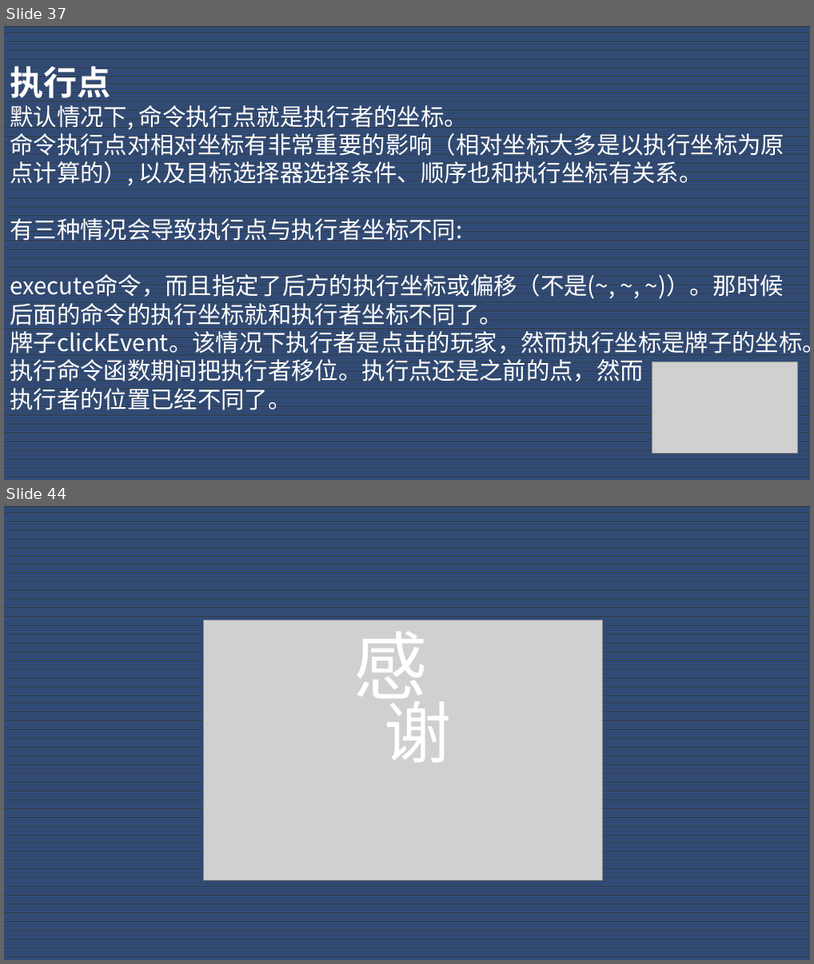
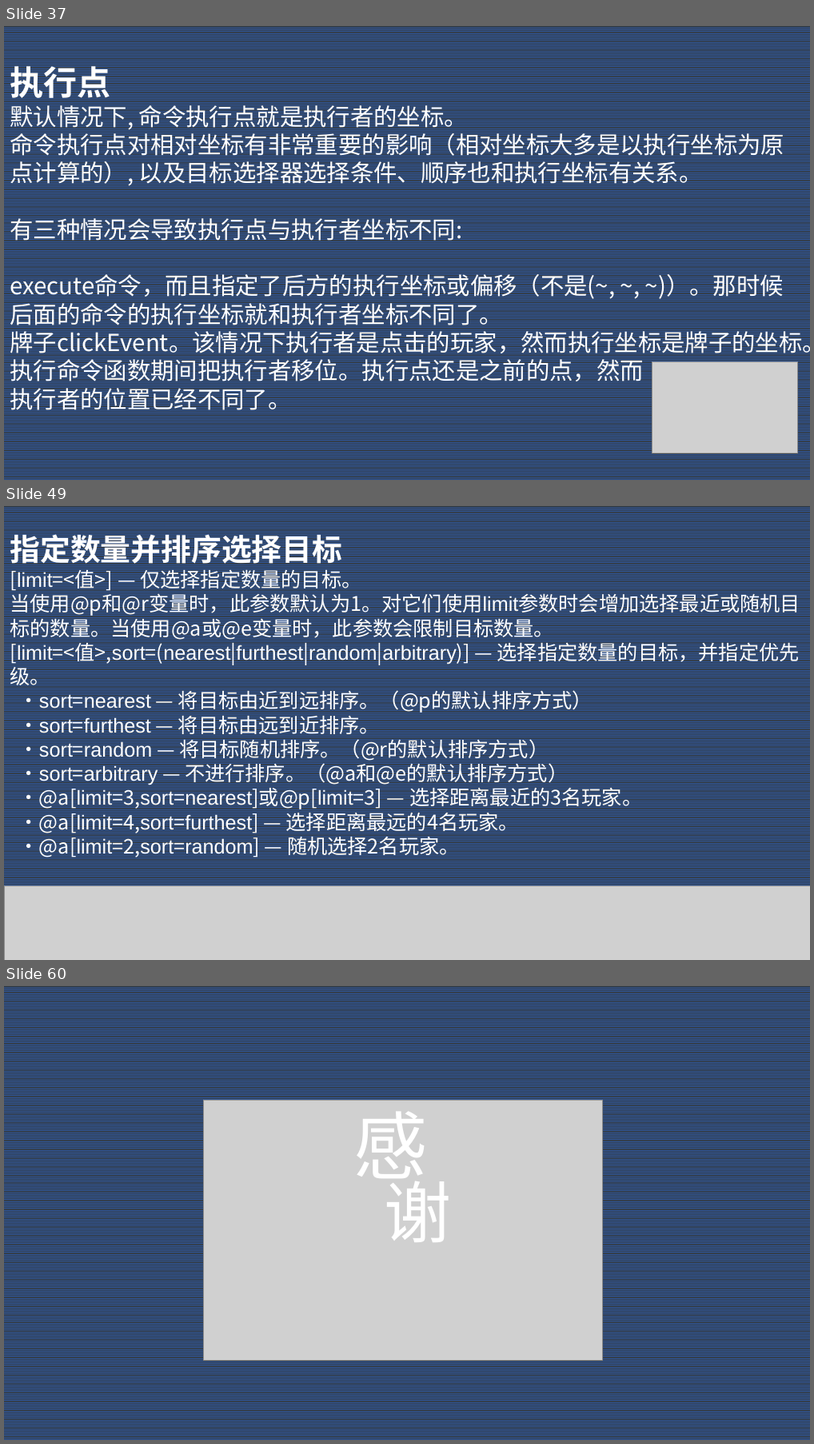
Before and after one commit to Dubhe-Studio/VanillaModTutorialVideo, a slide deck: Day 1 基础概念/PPT/Day 1.pptx. Shown one above the other, each under a label of ours: slides 37 and 44 before the commit, slides 37, 49 and 60 after it; the slides between them are not shown. The pictures are 814x964 and 814x1444 pixels, drawn with LibreOffice and Linux fonts; fonts in the diff are those of the drawing; grey boxes stand for pictures. Boxes give left, top, right and bottom in pixels: in the first picture for what was removed or moved away, otherwise in the second. Text is boxed around its words. In the diff, an @@ line names an element or a change of style, - is before the commit and + after.

```diff
--- a/Day 1 基础概念/PPT/Day 1.pptx
+++ b/Day 1 基础概念/PPT/Day 1.pptx
@@ slide 49 added at [4, 506, 810, 960], background pattern #2F5597 on #333F50 @@
@@ text added at [10, 530, 802, 858], 24 pt, text #FFFFFF @@
+指定数量并排序选择目标
+[limit=<值>] — 仅选择指定数量的目标。‌‌
+当使用@p和@r变量时，此参数默认为1。对它们使用limit参数时会增加选择最近或随机目标的数量。当使用@a或@e变量时，此参数会限制目标数量。
+[limit=<值>,sort=(nearest|furthest|random|arbitrary)] — 选择指定数量的目标，并指定优先级。‌‌
+·sort=nearest — 将目标由近到远排序。（@p的默认排序方式）
+·sort=furthest — 将目标由远到近排序。
+·sort=random — 将目标随机排序。（@r的默认排序方式）
+·sort=arbitrary — 不进行排序。（@a和@e的默认排序方式）
+·@a[limit=3,sort=nearest]‌‌或@p[limit=3]‌‌ — 选择距离最近的3名玩家。
+·@a[limit=4,sort=furthest] — 选择距离最远的4名玩家。
+·@a[limit=2,sort=random]‌‌ — 随机选择2名玩家。
@@ picture added at [4, 886, 810, 960] @@
@@ what was slide 44 is now slide 60 @@
```
Also in this commit, not shown: 5 slides changed, 19 other slides added, 4 slides removed, 2 other files.
